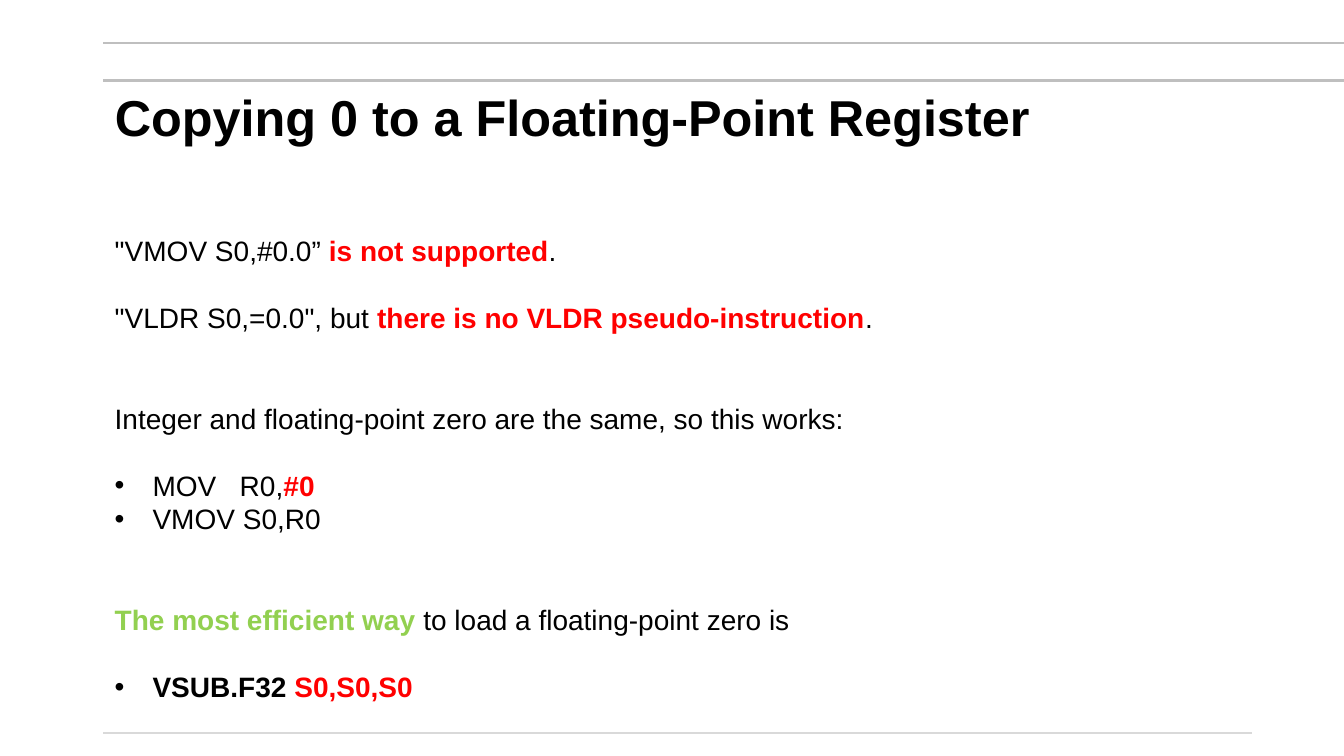
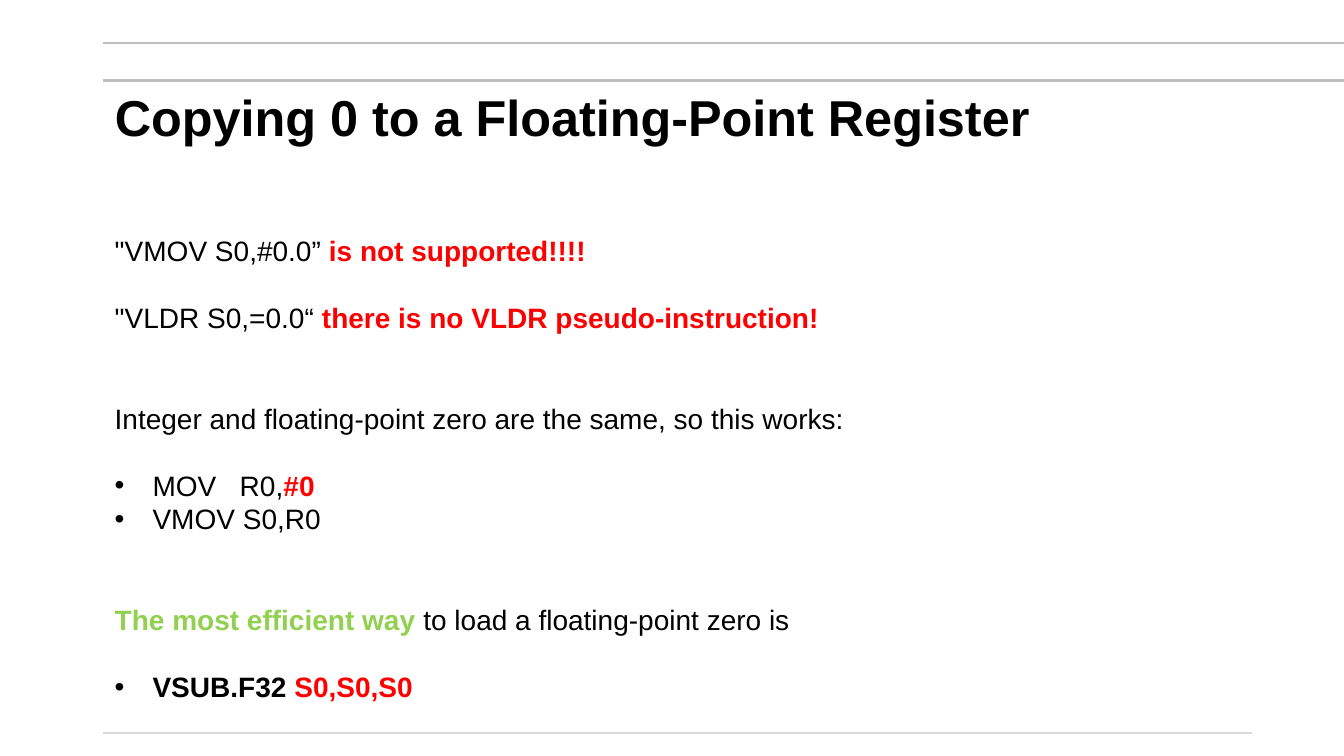
Before and after one commit to mikegrace2/CSEN20-Fall2026-Course-Website, a slide deck: slide 58 of Week08_FloatingPoint/Ch09_Getting Started with Floating Point_V4.pptx. Drawn at 1344x756 pixels with LibreOffice and Linux fonts; fonts in the diff are those of the drawing; background and template pictures are left out. Boxes give left, top, right and bottom in pixels: in the first picture for what was removed or moved away, otherwise in the second. Text is boxed around its words. In the diff, an @@ line names an element or a change of style, - is before the commit and + after.

Commit message:
Updated styles

```diff
--- a/Week08_FloatingPoint/Ch09_Getting Started with Floating Point_V4.pptx
+++ b/Week08_FloatingPoint/Ch09_Getting Started with Floating Point_V4.pptx
@@ text at (115, 240, 818, 333): text changed @@
-"VMOV S0,#0.0” is not supported.
-"VLDR S0,=0.0", but there is no VLDR pseudo-instruction.
+"VMOV S0,#0.0” is not supported!!!!
+"VLDR S0,=0.0“ there is no VLDR pseudo-instruction!
```
Also in this commit, not shown: 5 other slides changed.
